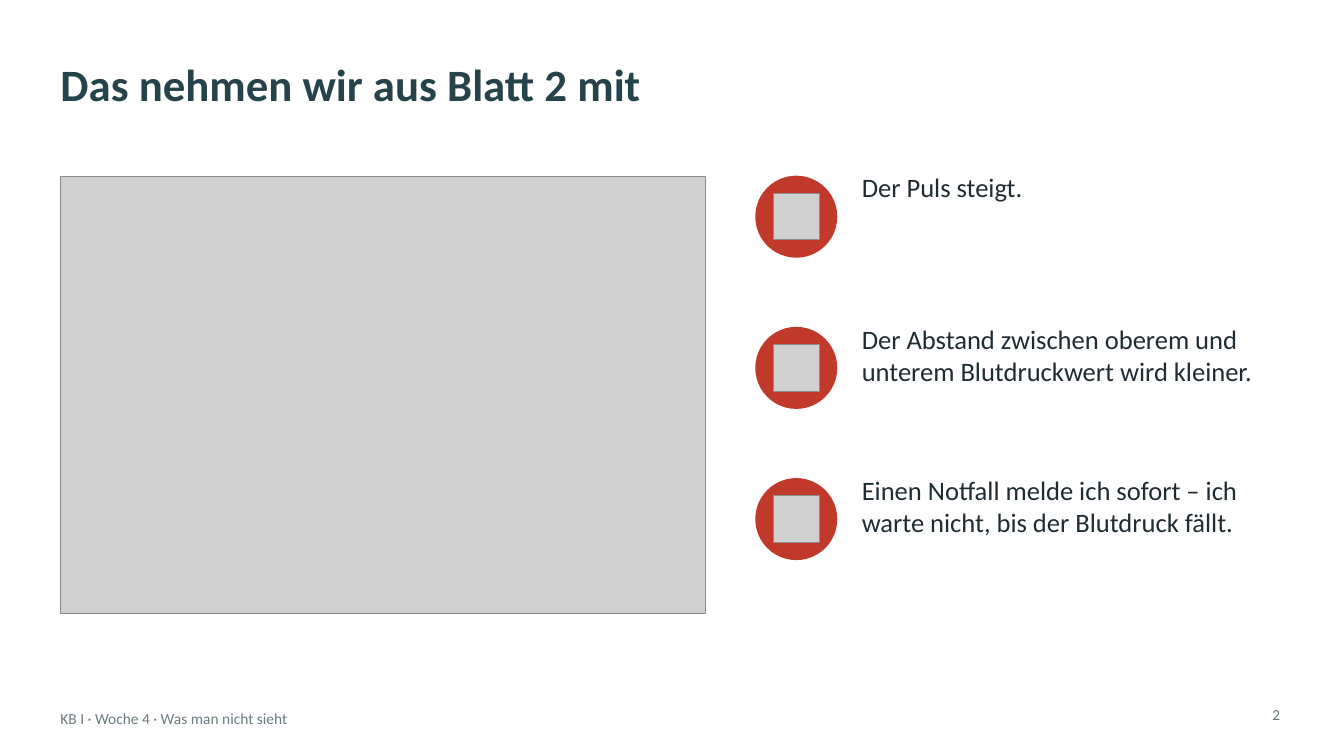
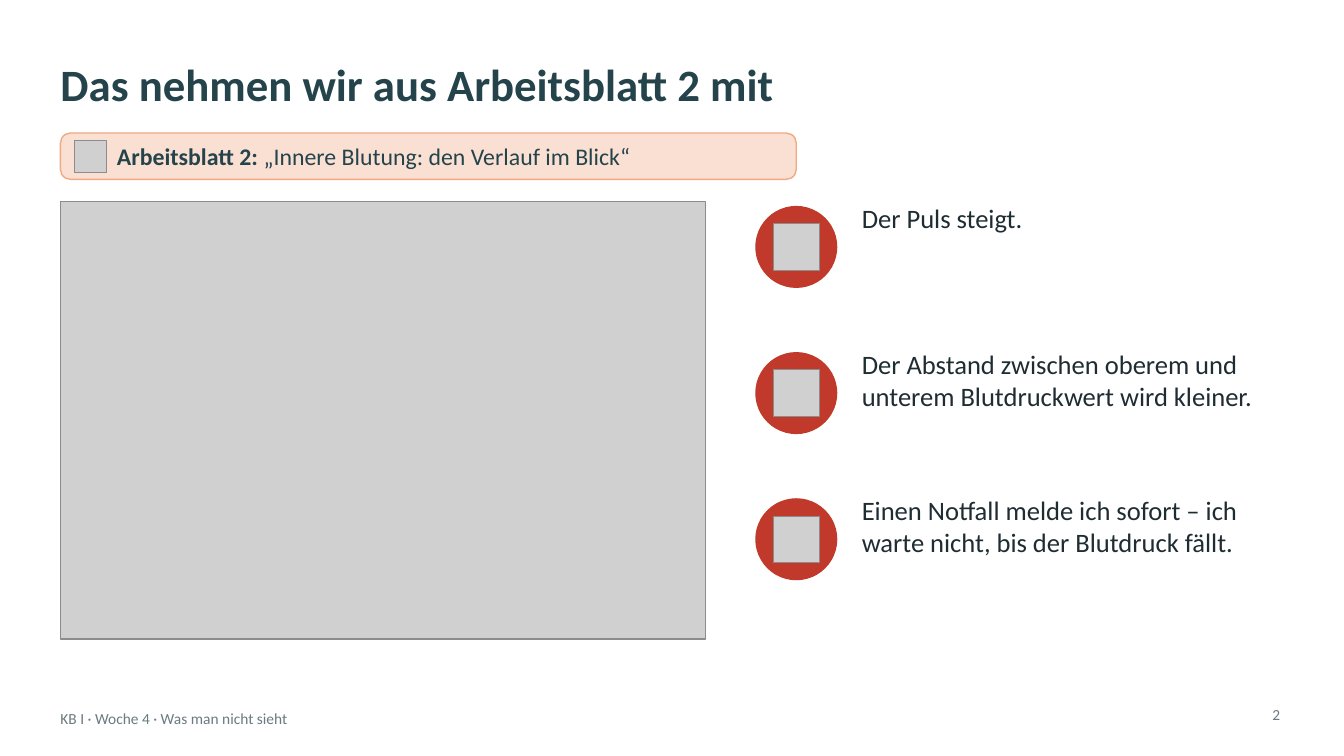
Before and after one commit to klawittersven-arch/3BFP2-kb1-notfall, a slide deck: slide 2 of arbeitsblatt/KB1_W4_Praesentation_3_Gelenkstelle_Atemwege.pptx. Drawn at 1344x756 pixels with LibreOffice and Linux fonts; fonts in the diff are those of the drawing; grey boxes stand for pictures; background and template pictures are left out. Boxes give left, top, right and bottom in pixels: in the first picture for what was removed or moved away, otherwise in the second. Text is boxed around its words. In the diff, an @@ line names an element or a change of style, - is before the commit and + after.

```diff
--- a/arbeitsblatt/KB1_W4_Praesentation_3_Gelenkstelle_Atemwege.pptx
+++ b/arbeitsblatt/KB1_W4_Praesentation_3_Gelenkstelle_Atemwege.pptx
@@ title at [60, 69, 773, 102]: text changed @@
-Das nehmen wir aus Blatt 2 mit
+Das nehmen wir aus Arbeitsblatt 2 mit
@@ rounded rectangle added at [60, 133, 797, 179], fill #F1A983 at 35% opacity, outline #F1A983 1 pt @@
@@ picture added at [75, 140, 107, 172] @@
@@ text added at [117, 148, 630, 169], 17 pt, text #25434B @@
+Arbeitsblatt 2: „Innere Blutung: den Verlauf im Blick“
@@ ellipse: place and size @@
-ellipse at [756, 328, 837, 408]
+ellipse at [756, 207, 837, 287]
@@ text "Der Puls steigt.": place and size @@
-text "Der Puls steigt." at [862, 178, 1023, 202]
+text "Der Puls steigt." at [862, 209, 1023, 233]
@@ picture: place and size @@
-picture at [773, 194, 820, 240]
+picture at [773, 224, 820, 270]
@@ ellipse: place and size @@
-ellipse at [756, 479, 837, 560]
+ellipse at [756, 353, 837, 434]
@@ 2 pictures, 1 text: place and size @@
-2 pictures, 1 text at [60, 176, 1252, 614]
+2 pictures, 1 text at [60, 202, 1252, 639]
@@ ellipse: place and size @@
-ellipse at [756, 176, 837, 257]
+ellipse at [756, 499, 837, 580]
@@ text "Einen Notfall melde ich sofort ...": place and size @@
-text "Einen Notfall melde ich sofort ..." at [862, 481, 1237, 535]
+text "Einen Notfall melde ich sofort ..." at [862, 501, 1237, 555]
@@ picture: place and size @@
-picture at [773, 496, 820, 542]
+picture at [773, 516, 820, 563]
```
Also in this commit, not shown: 4 other slides changed, 3 other files.
